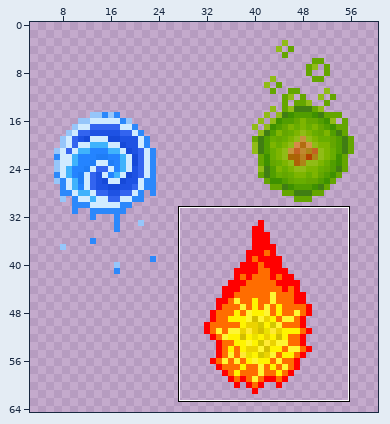
One commit to this sprite sheet: sprites/icons/upgrades/011.png. Above: a wide view before the commit, with the close-up outlined.
Close-up. The starting point:
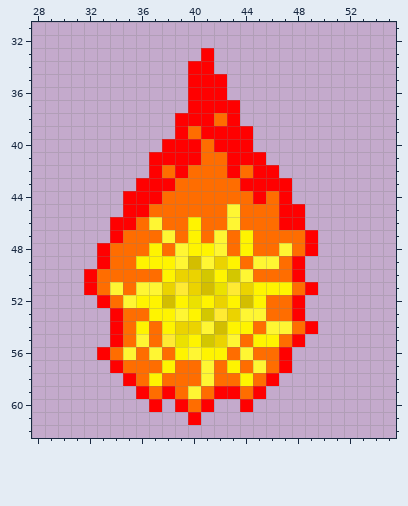
The file is 65x65 pixels. Colours within 5 levels of each other are drawn and written as one. Shown: x 28..55, y 31..62. The old version is drawn lined up with the new one. The wide view leaves out empty margins.
Now the later version:
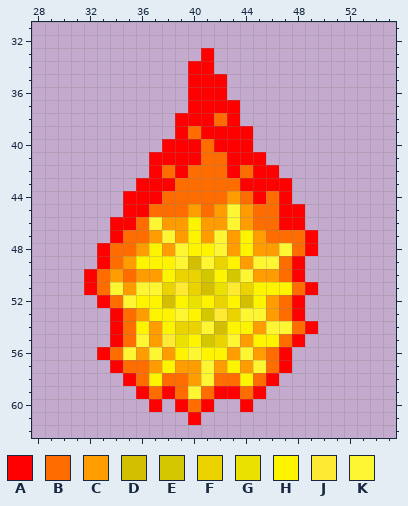
Palette (. is transparent): A #ff0000  B #ff6d00  C #ff9c00  D #d3be00  E #d3c700  F #ebd300  G #ebe100  H #fff400  J #ffea33  K #fff633
From old to new:
whole drawing moved by -1,+2 (the old picture is shown already moved)
The author changed colour B to colour C in row 44 at x 43; in row 45 at x 40, 42 and 44; in row 46 at x 38 to 39, 41 to 42 and 44; in row 47 at x 37, 39, 41, 43 and 45; in row 48 at x 36, 38, 43 and 45 to 46; in row 49 at x 35 and 44.
The author changed colour B to colour C in row 50 at x 34, 36 to 37 and 45 to 46; in row 51 at x 35; in row 52 at x 46; in row 53 at x 36 and 46; in row 54 at x 37 and 45; in row 55 at x 37 and 44.
The author changed colour B to colour C in row 56 at x 36, 38, 43 and 45; in row 57 at x 37, 39 to 40, 42 and 44; in row 58 at x 40.
Changed places in both close-ups, as pixel boxes (x1, y1, x2, y2):
changed: (110, 191, 279, 386)
